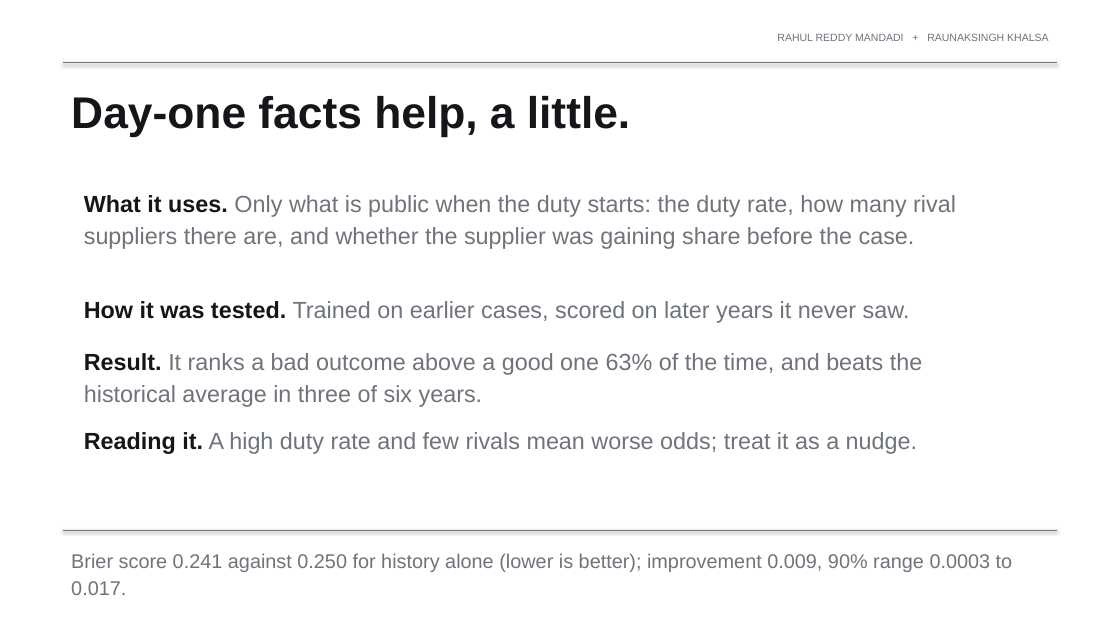
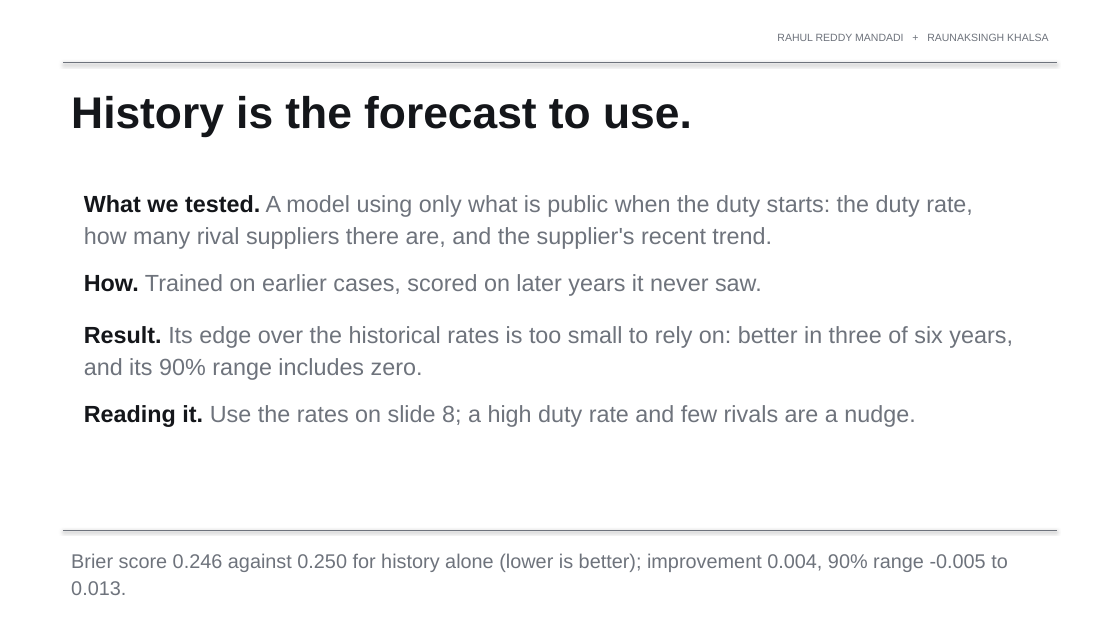
Before and after one commit to rahul-mandadi/tariff-rush, a slide deck: slide 10 of slides/Mandadi_Khalsa_Final_Presentation.pptx. Drawn at 1120x630 pixels with LibreOffice and Linux fonts; fonts in the diff are those of the drawing. Boxes give left, top, right and bottom in pixels: in the first picture for what was removed or moved away, otherwise in the second. Text is boxed around its words. In the diff, an @@ line names an element or a change of style, - is before the commit and + after.

Commit message:
Prediction test: same-day notice rule and Census release lag; matched recovery comparison
Case facts only from notices published on or before the first preliminary; training labels only once month 18 is published (two-month lag). Held-out gain over the historical rates falls to +0.004 (90% interval -0.005 to +0.013), so the report and decks now present the historical rates as the forecast. Adds real shares on the 282 fake-date-matched cases (27/18/42/13 vs 49/30/18/4) and defines stopped trading as no imports in months 13 to 18.

```diff
--- a/slides/Mandadi_Khalsa_Final_Presentation.pptx
+++ b/slides/Mandadi_Khalsa_Final_Presentation.pptx
@@ text at box(71, 96, 692, 136): text changed @@
-Day-one facts help, a little.
+History is the forecast to use.
@@ text at box(84, 195, 973, 249): text changed @@
-What it uses. Only what is public when the duty starts: the duty rate, how many rival suppliers there are, and whether the supplier was gaining share before the case.
+What we tested. A model using only what is public when the duty starts: the duty rate, how many rival suppliers there are, and the supplier's recent trend.
@@ text at box(84, 274, 762, 296): text changed @@
-How it was tested. Trained on earlier cases, scored on later years it never saw.
+How. Trained on earlier cases, scored on later years it never saw.
@@ text at box(84, 326, 1013, 380): text changed @@
-Result. It ranks a bad outcome above a good one 63% of the time, and beats the historical average in three of six years.
+Result. Its edge over the historical rates is too small to rely on: better in three of six years, and its 90% range includes zero.
@@ text at box(84, 405, 915, 427): text changed @@
-Reading it. A high duty rate and few rivals mean worse odds; treat it as a nudge.
+Reading it. Use the rates on slide 8; a high duty rate and few rivals are a nudge.
@@ text at box(71, 553, 1008, 595): text changed @@
-Brier score 0.241 against 0.250 for history alone (lower is better); improvement 0.009, 90% range 0.0003 to 0.017.
+Brier score 0.246 against 0.250 for history alone (lower is better); improvement 0.004, 90% range -0.005 to 0.013.
```
Also in this commit, not shown: 3 other slides changed, 17 other files.
